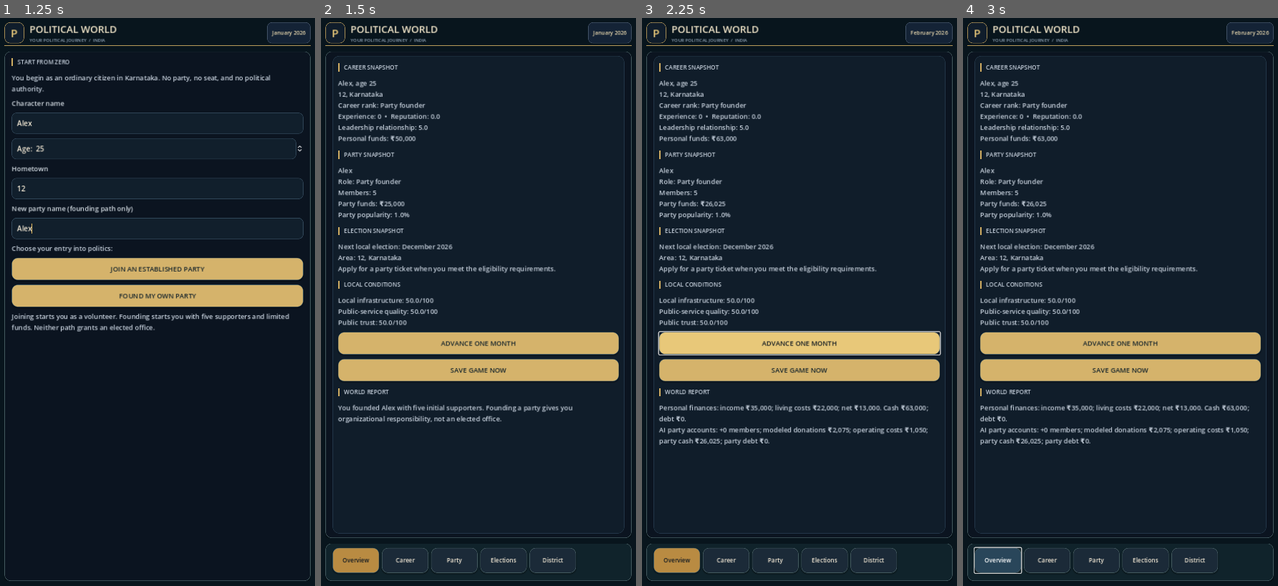
Above: before the commit, frames 1-4 (left to right).
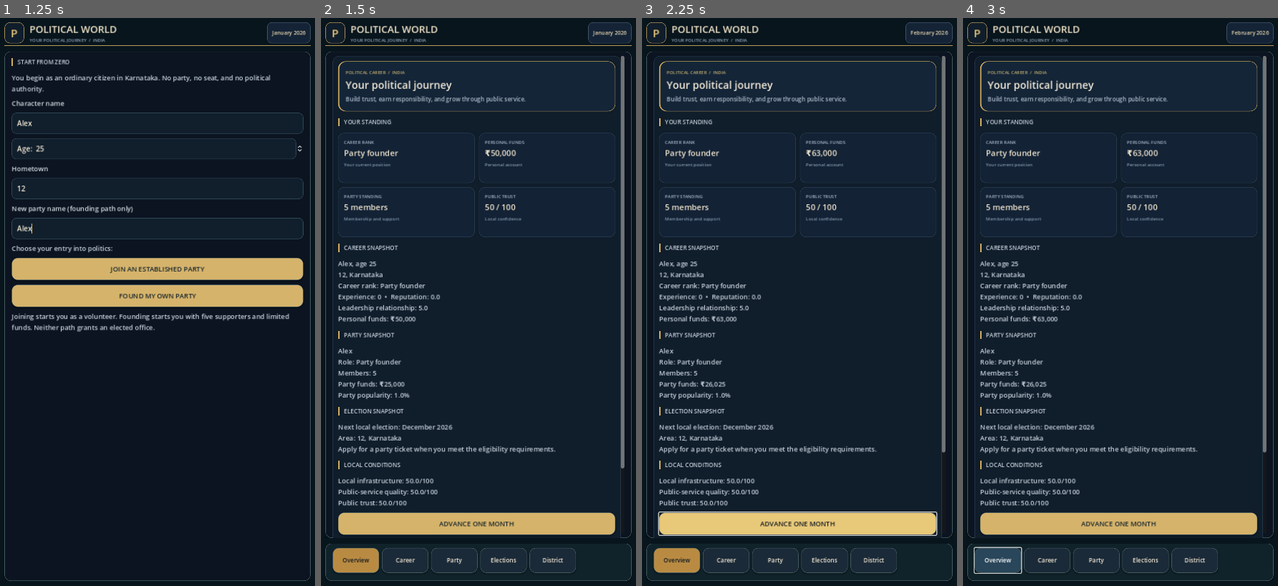
Above: after the commit, the same moments.

Repository: dhanushpoojary9740-boop/political-world
Game: Godot game, scene res://main.tscn
Same seed, same stepped clock (60 frames per second), same inputs: the game is played once before the commit and once after it.
Inputs (mouse positions are in pixels of both pictures, inside the frame that each line leads up to):
- Up to frame 1 (1.25 s): click (157, 125) at 0.52 s; type "Alex" at 0.6 s; click (157, 188) at 0.75 s; type "12" at 0.83 s; click (157, 228) at 0.98 s; type "Alex" at 1.07 s
- Up to frame 2 (1.5 s): click "FOUND MY OWN PARTY" at 1.25 s
- Up to frame 3 (2.25 s): click "ADVANCE ONE MONTH" at 2 s
- Up to frame 4 (3 s): click "Overview" at 2.75 s

Frame 1 is identical in both runs. In frame 2, 20% of the frame differs, in the area x 3-97%, y 6-92%; in frame 3, 21%; in frame 4, 20%.

Commit message:
Add premium overview hero and live standing cards

Diff:
--- a/scripts/main.gd
+++ b/scripts/main.gd
@@ -26,6 +26,7 @@
 var dashboard_box: TabContainer
 var main_tab_bar: ScrollContainer
 var main_tab_buttons: Array[Button] = []
+var overview_metric_values: Array[Label] = []
 
 func _ready() -> void:
     world = WorldSimulationScript.new()
@@ -276,6 +277,9 @@
 
 func _build_dashboard() -> void:
     var overview := _new_tab(dashboard_box, "Overview")
+    _add_dashboard_hero(overview)
+    _add_section_title(overview, "YOUR STANDING")
+    _add_overview_metrics(overview)
     _add_section_title(overview, "CAREER SNAPSHOT")
     career_label = _add_body(overview, "")
     _add_section_title(overview, "PARTY SNAPSHOT")
@@ -374,6 +378,105 @@
     office_log_list.size_flags_horizontal = Control.SIZE_EXPAND_FILL
     office_log_list.add_theme_constant_override("separation", 10)
     office_log.add_child(office_log_list)
+
+func _add_dashboard_hero(parent: VBoxContainer) -> void:
+    var hero := PanelContainer.new()
+    hero.size_flags_horizontal = Control.SIZE_EXPAND_FILL
+    hero.add_theme_stylebox_override("panel", _hero_style())
+    parent.add_child(hero)
+
+    var copy := VBoxContainer.new()
+    copy.add_theme_constant_override("separation", 5)
+    hero.add_child(copy)
+
+    var eyebrow := Label.new()
+    eyebrow.text = "POLITICAL CAREER  /  INDIA"
+    eyebrow.add_theme_font_size_override("font_size", 10)
+    eyebrow.add_theme_color_override("font_color", Color("#c6b06f"))
+    copy.add_child(eyebrow)
+
+    var headline := Label.new()
+    headline.text = "Your political journey"
+    headline.autowrap_mode = TextServer.AUTOWRAP_WORD_SMART
+    headline.add_theme_font_size_override("font_size", 23)
+    headline.add_theme_color_override("font_color", Color("#f2e9d7"))
+    copy.add_child(headline)
+
+    var supporting := Label.new()
+    supporting.text = "Build trust, earn responsibility, and grow through public service."
+    supporting.autowrap_mode = TextServer.AUTOWRAP_WORD_SMART
+    supporting.add_theme_font_size_override("font_size", 13)
+    supporting.add_theme_color_override("font_color", Color("#aebdcb"))
+    copy.add_child(supporting)
+    _configure_touch_scroll_passthrough(hero)
+
+func _add_overview_metrics(parent: VBoxContainer) -> void:
+    var grid := GridContainer.new()
+    grid.name = "StandingMetricGrid"
+    grid.columns = 2
+    grid.size_flags_horizontal = Control.SIZE_EXPAND_FILL
+    grid.add_theme_constant_override("h_separation", 9)
+    grid.add_theme_constant_override("v_separation", 9)
+    parent.add_child(grid)
+
+    var metric_specs: Array[Dictionary] = [
+        {"label": "CAREER RANK", "value": "Ordinary citizen", "hint": "Your current position"},
+        {"label": "PERSONAL FUNDS", "value": "₹0", "hint": "Personal account"},
+        {"label": "PARTY STANDING", "value": "No party", "hint": "Membership and support"},
+        {"label": "PUBLIC TRUST", "value": "50 / 100", "hint": "Local confidence"}
+    ]
+    for spec in metric_specs:
+        var card := PanelContainer.new()
+        card.size_flags_horizontal = Control.SIZE_EXPAND_FILL
+        card.custom_minimum_size = Vector2(0, 112)
+        card.add_theme_stylebox_override("panel", _metric_card_style())
+        grid.add_child(card)
+
+        var body := VBoxContainer.new()
+        body.add_theme_constant_override("separation", 4)
+        card.add_child(body)
+
+        var label := Label.new()
+        label.text = str(spec["label"])
+        label.add_theme_font_size_override("font_size", 10)
+        label.add_theme_color_override("font_color", Color("#a8b8c8"))
+        body.add_child(label)
+
+        var value := Label.new()
+        value.text = str(spec["value"])
+        value.autowrap_mode = TextServer.AUTOWRAP_WORD_SMART
+        value.add_theme_font_size_override("font_size", 18)
+        value.add_theme_color_override("font_color", Color("#f1e6cf"))
+        body.add_child(value)
+        overview_metric_values.append(value)
+
+        var hint := Label.new()
+        hint.text = str(spec["hint"])
+        hint.autowrap_mode = TextServer.AUTOWRAP_WORD_SMART
+        hint.add_theme_font_size_override("font_size", 10)
+        hint.add_theme_color_override("font_color", Color("#8298ad"))
+        body.add_child(hint)
+        _configure_touch_scroll_passthrough(card)
+
+func _hero_style() -> StyleBoxFlat:
+    var style := StyleBoxFlat.new()
+    style.bg_color = Color("#142538")
+    style.border_color = Color("#52617a")
+    style.set_border_width_all(1)
+    style.border_width_left = 3
+    style.border_color = Color("#c6a45d")
+    style.set_corner_radius_all(16)
+    style.set_content_margin_all(17)
+    return style
+
+func _metric_card_style() -> StyleBoxFlat:
+    var style := StyleBoxFlat.new()
+    style.bg_color = Color("#132235")
+    style.border_color = Color("#2c4056")
+    style.set_border_width_all(1)
+    style.set_corner_radius_all(13)
+    style.set_content_margin_all(13)
+    return style
 
 func _add_page_summary(parent: VBoxContainer, eyebrow: String, title_text: String, initial_text: String) -> Label:
     var panel := PanelContainer.new()
@@ -708,6 +811,7 @@
 func _refresh() -> void:
     date_label.text = world.date_label()
     if world.career_started:
+        _refresh_overview_metrics()
         career_label.text = world.career_summary()
         if is_instance_valid(career_page_summary):
             career_page_summary.text = world.career_summary()
@@ -729,6 +833,18 @@
             _refresh_office_missions()
             _refresh_office_log()
 
+func _refresh_overview_metrics() -> void:
+    if overview_metric_values.size() < 4:
+        return
+    overview_metric_values[0].text = world.career_rank
+    overview_metric_values[1].text = "₹" + world._format_number(world.personal_funds)
+    var party_status := "No party"
+    if world.player_party_id != "" and world.parties.has(world.player_party_id):
+        var party: Dictionary = world.parties[world.player_party_id]
+        party_status = "%s members" % world._format_number(int(party.get("members", 0)))
+    overview_metric_values[2].text = party_status
+    overview_metric_values[3].text = "%.0f / 100" % world.public_trust
+
 func _notification(what: int) -> void:
     if not is_instance_valid(world) or not world.career_started:
         return
